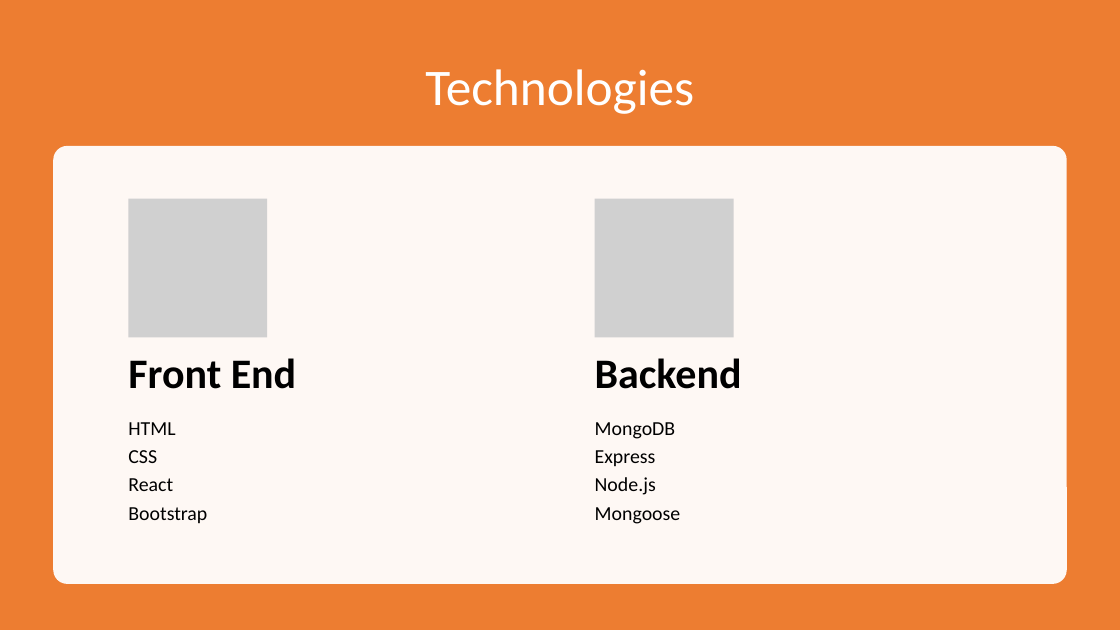
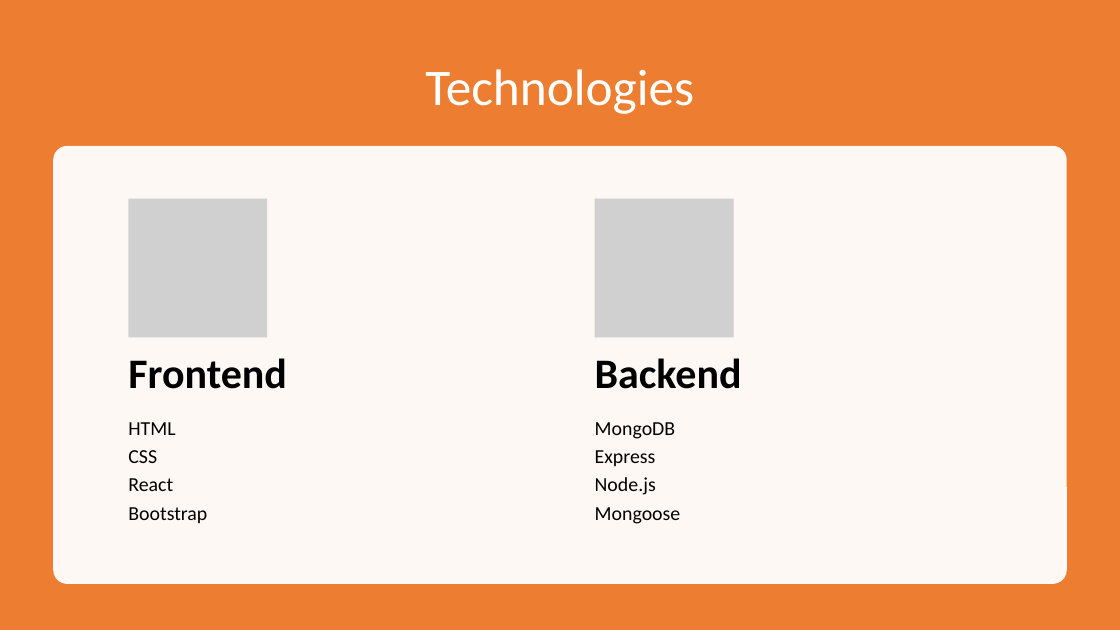
Before and after one commit to keira-mclean/capstone-cjk-be, a slide deck: slide 4 of Capstone3_CJK.pptx (slide 3 before the commit). Drawn at 1120x630 pixels with LibreOffice and Linux fonts; fonts in the diff are those of the drawing; grey boxes stand for pictures. Boxes give left, top, right and bottom in pixels: in the first picture for what was removed or moved away, otherwise in the second. Text is boxed around its words. In the diff, an @@ line names an element or a change of style, - is before the commit and + after.

```diff
--- a/Capstone3_CJK.pptx
+++ b/Capstone3_CJK.pptx
@@ text at (x1=128, y1=358, x2=287, y2=389): text changed @@
-Front End
+Frontend
```
Also in this commit, not shown: 1 other slide changed, 5 other files.
